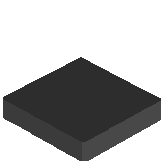
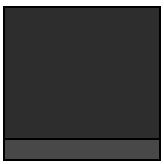
Revision of a layered 164x164 image; what changed, layer by layer:
added layer "Layer 2" above "Layer 1" over (3, 6, 161, 161)
hid "Layer 1" over (3, 57, 161, 161)
